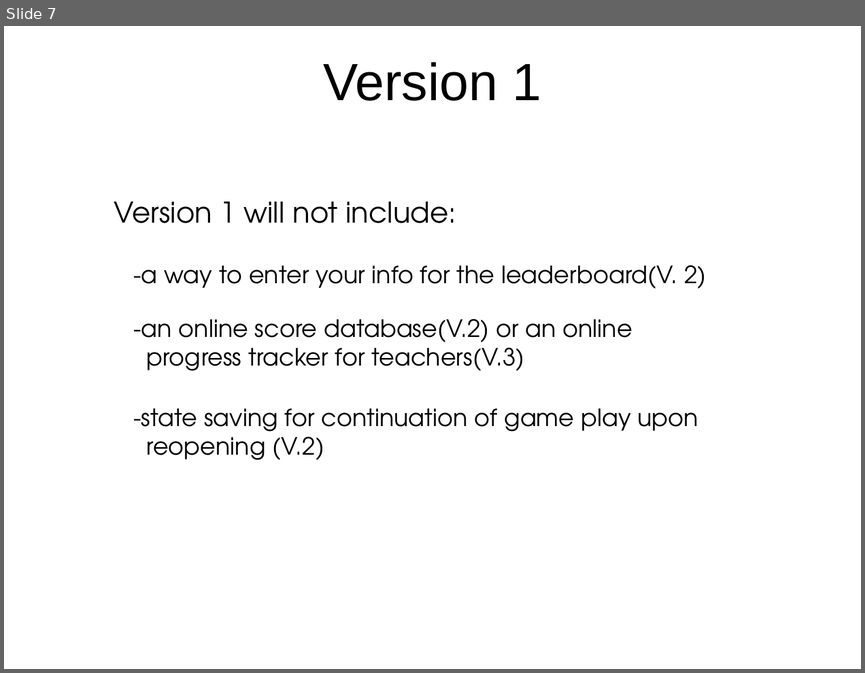
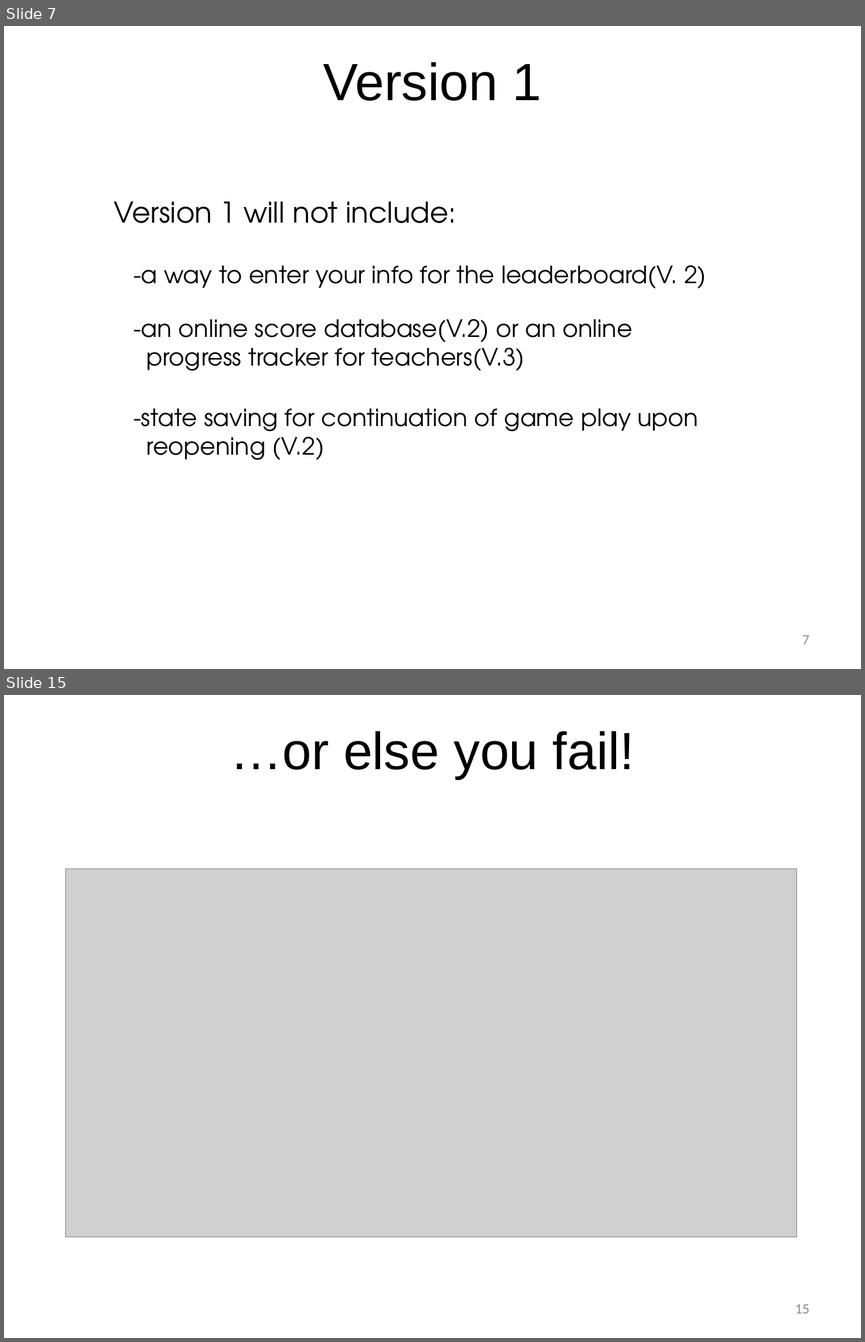
Before and after one commit to coolcatco888/cmpt275group11, a slide deck: documents/presentation1/Presentation1.pptx. Shown one above the other, each under a label of ours: slide 7 before the commit, slides 7 and 15 after it; the slides between them are not shown. The pictures are 865x673 and 865x1342 pixels, drawn with LibreOffice and Linux fonts; fonts in the diff are those of the drawing; grey boxes stand for pictures; background and template pictures are left out. Boxes give left, top, right and bottom in pixels: in the first picture for what was removed or moved away, otherwise in the second. Text is boxed around its words. In the diff, an @@ line names an element or a change of style, - is before the commit and + after.

```diff
--- a/documents/presentation1/Presentation1.pptx
+++ b/documents/presentation1/Presentation1.pptx
@@ slide 15 added at [4,695,861,1338], background picture (left out) @@
@@ title added at [230,731,634,779], 44 pt, text #000000 @@
+…or else you fail!
@@ picture added at [66,869,797,1236] @@
@@ page number added at [795,1304,809,1313], 12 pt, text #8C8C8C @@
+15
@@ slide 7 changed as well @@
@@ page number added at [802,635,810,644], 12 pt, text #8C8C8C @@
+7
```
Also in this commit, not shown: 6 other slides changed, 8 other slides added, 6 slides removed.
